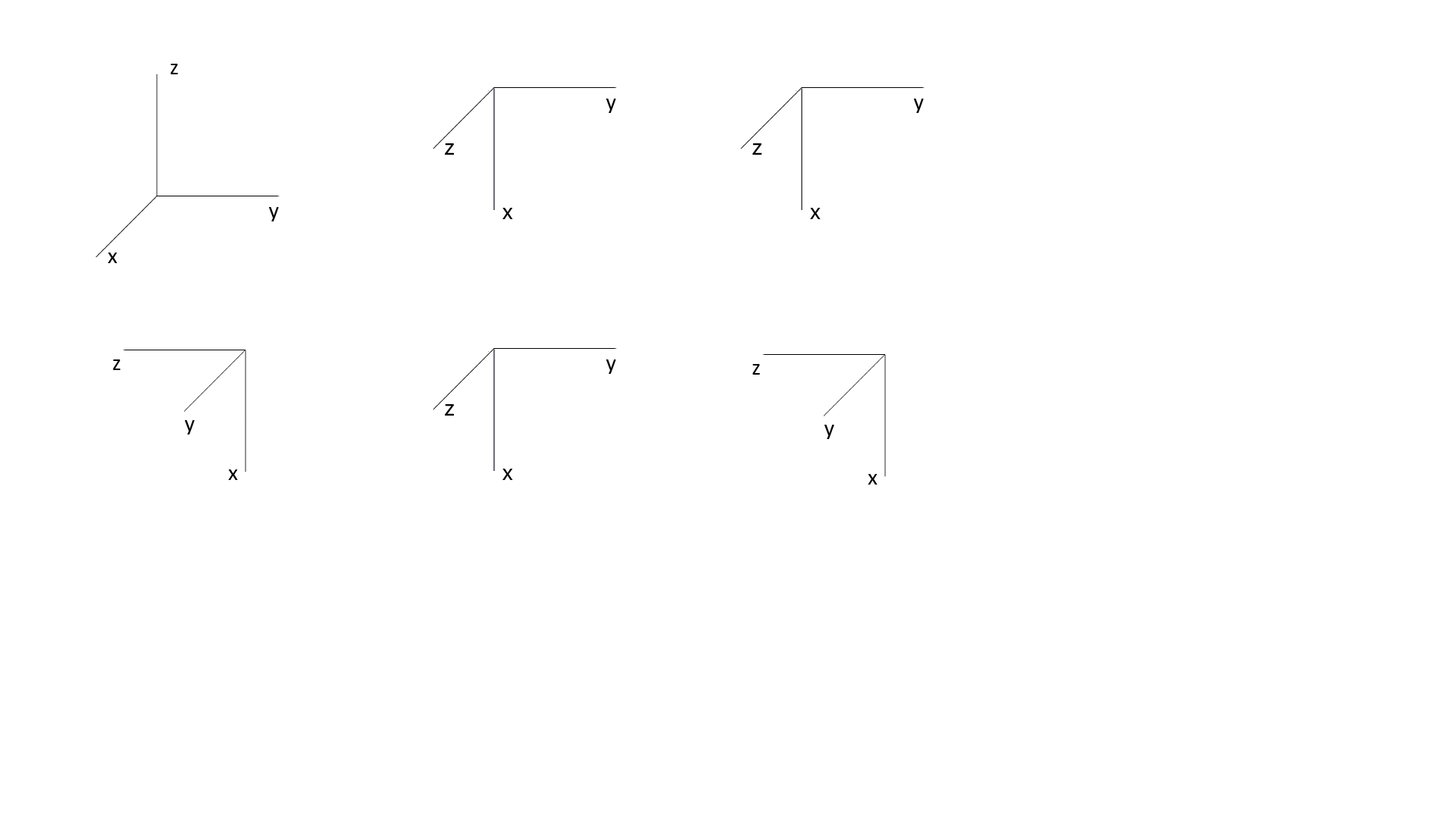
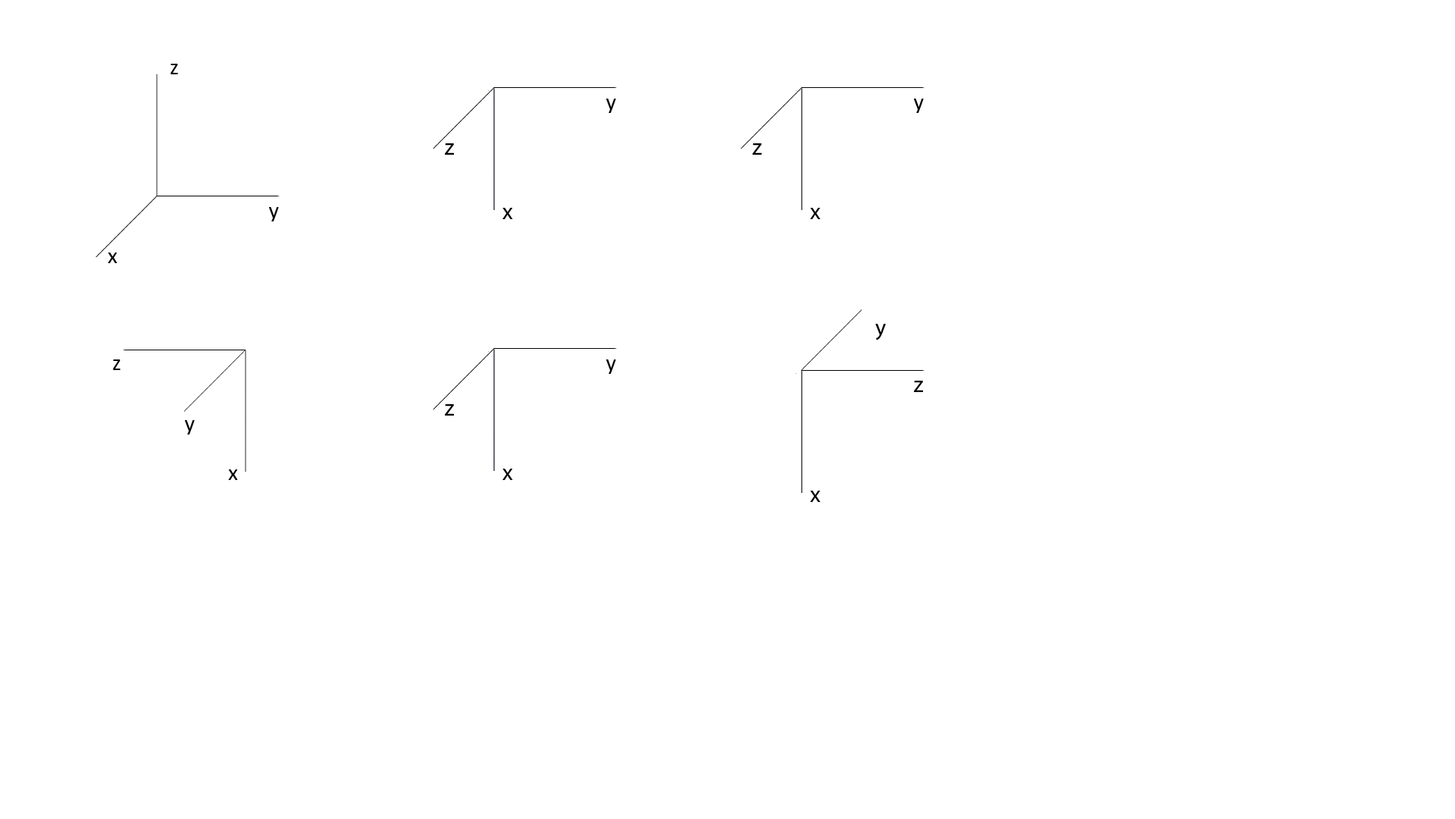
The second w=1455, h=819 image is a revision of the first. Changes to its layers:
hid group "Group 1 copy 10" (6 layers) over <box>752,309,925,485</box>
added group "Group 1 copy 11" with 6 layers above "Group 1 copy 9" over <box>752,309,925,502</box>
added layer "z" (3rd of 12, in "Group 1 copy 11") in group "Group 1 copy 11" over <box>914,380,924,392</box>
added layer "y" (3rd of 12, in "Group 1 copy 11") in group "Group 1 copy 11" over <box>875,323,887,341</box>
added layer "x" (3rd of 12, in "Group 1 copy 11") in group "Group 1 copy 11" over <box>810,490,821,502</box>
added layer "Layer 3" (1st of 4, in "Group 1 copy 11") in group "Group 1 copy 11" over <box>795,370,803,493</box>
added layer "Layer 4" in group "Group 1 copy 11" over <box>801,309,862,371</box>
added layer "Layer 1" (3rd of 12, in "Group 1 copy 11") in group "Group 1 copy 11" over <box>752,309,925,448</box>
